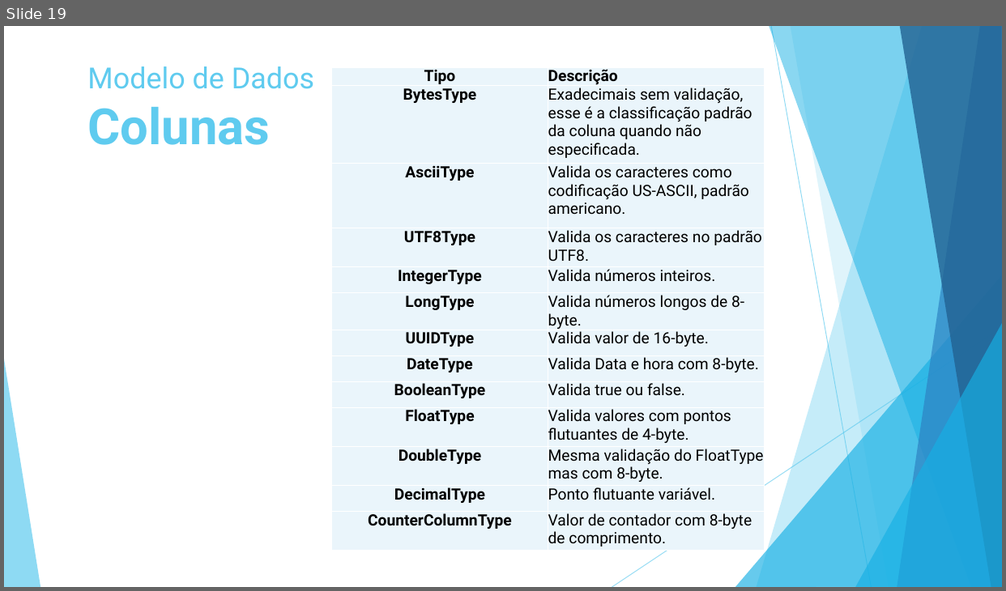
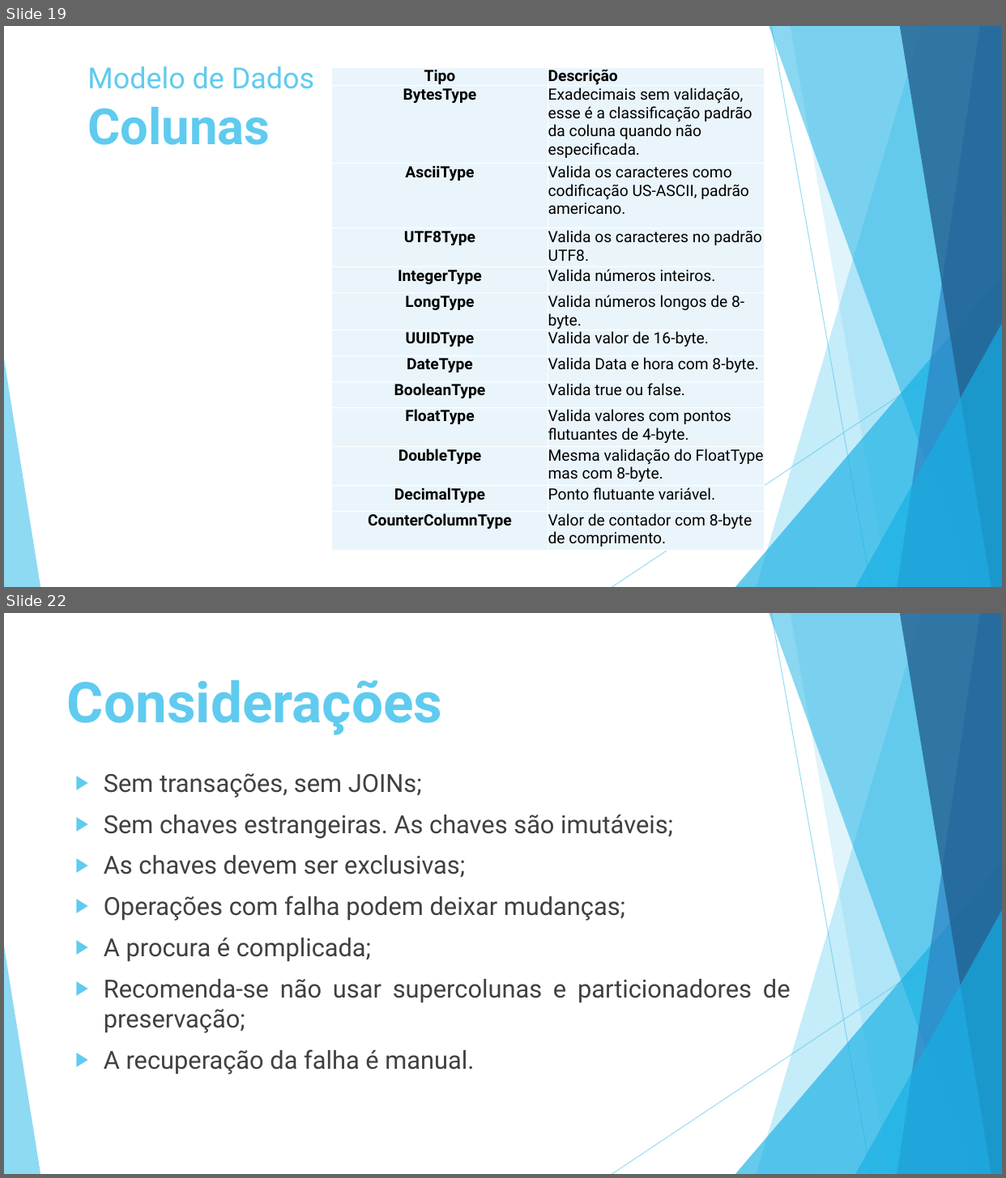
Before and after one commit to luiscferraz/bd-penitenciaria, a slide deck: Seminario/NoSQL v2.pptx. Shown one above the other, each under a label of ours: slide 19 before the commit, slides 19 and 22 after it; the slides between them are not shown. The pictures are 1006x591 and 1006x1178 pixels, drawn with LibreOffice and Linux fonts; fonts in the diff are those of the drawing. Boxes give left, top, right and bottom in pixels: in the first picture for what was removed or moved away, otherwise in the second. Text is boxed around its words. In the diff, an @@ line names an element or a change of style, - is before the commit and + after.

```diff
--- a/Seminario/NoSQL v2.pptx
+++ b/Seminario/NoSQL v2.pptx
@@ slide 22 added at (4,613,1002,1174), background #FFFFFF; not listed: 10 template elements that a slide beside it also shows @@
@@ title added at (67,680,443,735), 54 pt, text #5FCBEF, bold @@
+Considerações
@@ text added at (104,773,791,1075), 24 pt, text #404040 @@
+▶ Sem transações, sem JOINs;
+▶ Sem chaves estrangeiras. As chaves são imutáveis;
+▶ As chaves devem ser exclusivas;
+▶ Operações com falha podem deixar mudanças;
+▶ A procura é complicada;
+▶ Recomenda-se não usar supercolunas e particionadores de preservação;
+▶ A recuperação da falha é manual.
```
Also in this commit, not shown: 2 slides changed, 3 other slides added, 1 slide removed.
